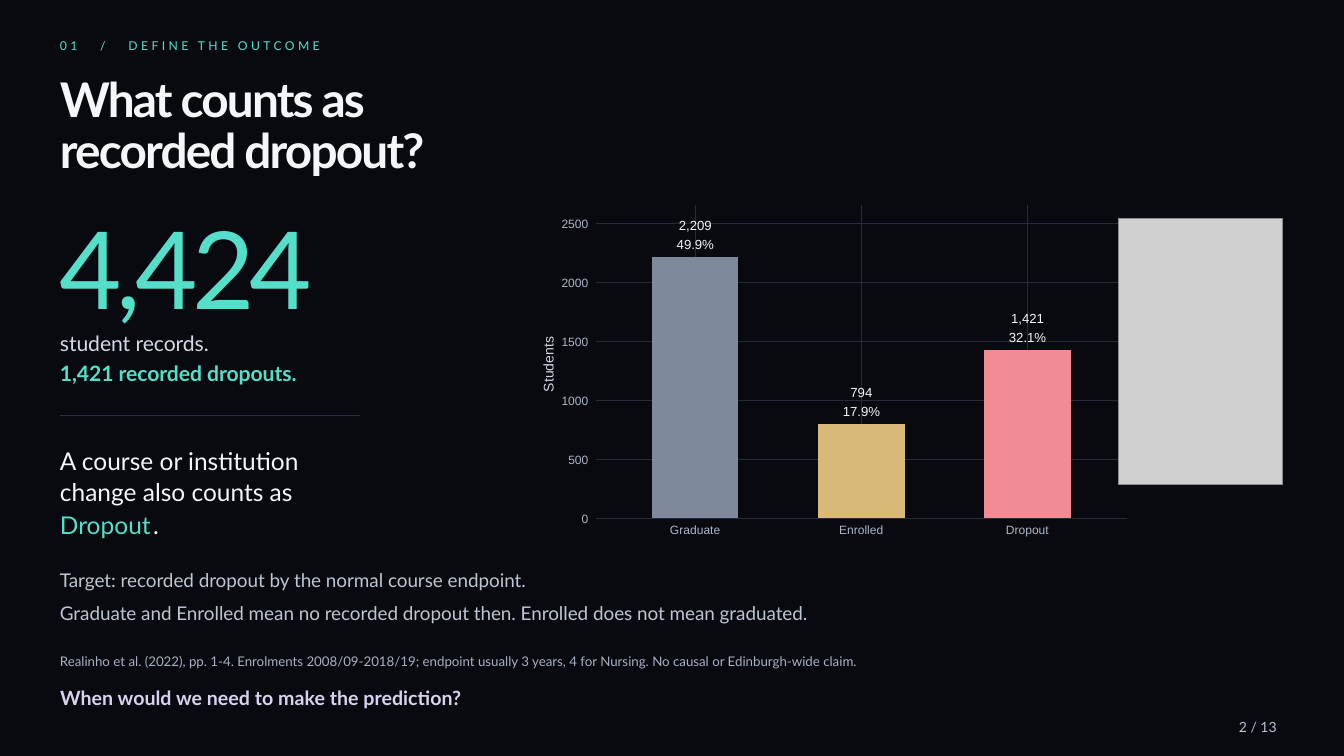
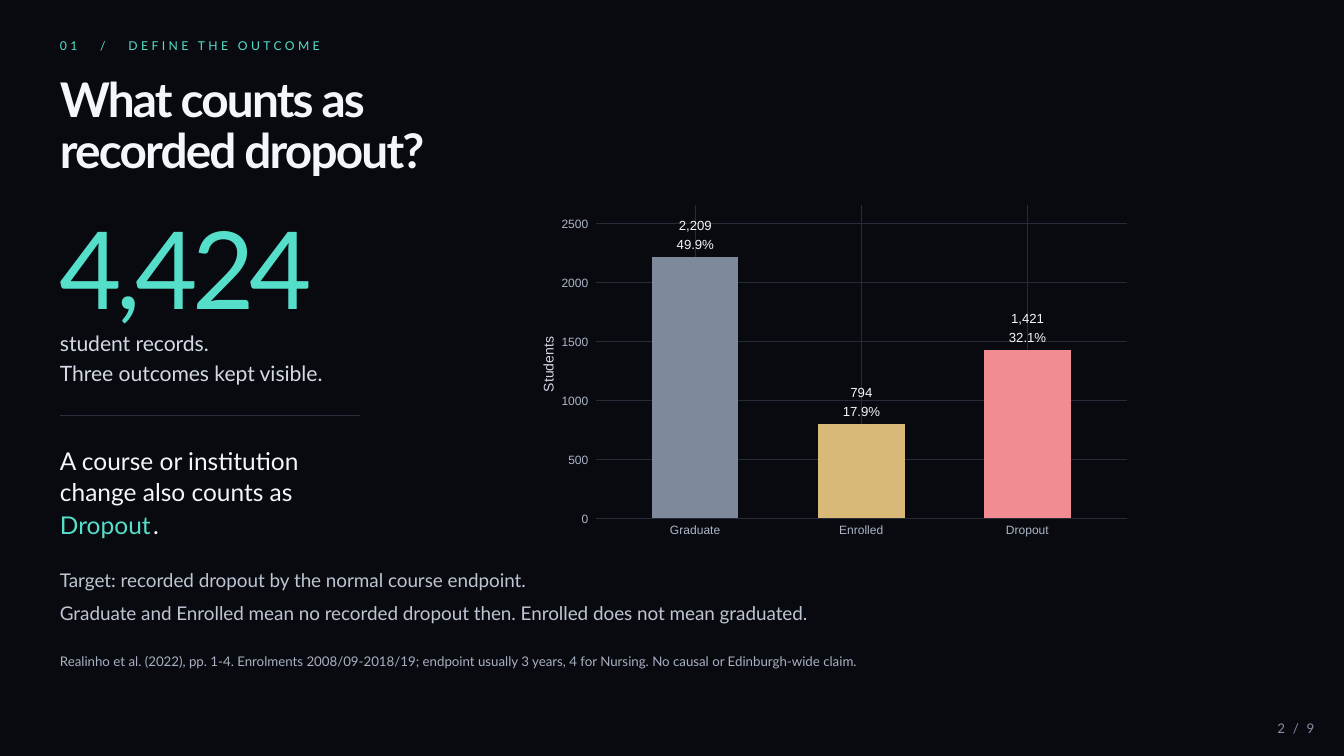
Before and after one commit to Tigershengsheng/ids-project, a slide deck: slide 2 of output/powerpoint/Student_Dropout_Presentation.pptx. Drawn at 1344x756 pixels with LibreOffice and Linux fonts; fonts in the diff are those of the drawing; grey boxes stand for pictures. Boxes give left, top, right and bottom in pixels: in the first picture for what was removed or moved away, otherwise in the second. Text is boxed around its words. In the diff, an @@ line names an element or a change of style, - is before the commit and + after.

```diff
--- a/output/powerpoint/Student_Dropout_Presentation.pptx
+++ b/output/powerpoint/Student_Dropout_Presentation.pptx
@@ picture removed at [1119, 219, 1282, 485] @@
@@ text at [60, 365, 323, 385]: text changed; text colour #55DFCA to #D3D9E5; bold off @@
-1,421 recorded dropouts.
+Three outcomes kept visible.
@@ text removed at [60, 690, 461, 709] @@
-When would we need to make the prediction?
@@ text at [1277, 723, 1315, 733]: text changed; size 10 to 9.5 pt; text colour #B8C2D4 to #8490A6 @@
-2 / 13
+2 / 9
@@ text "2 / 9" at [1277, 723, 1315, 733]: vertical alignment middle to top @@
```
Also in this commit, not shown: 6 other slides changed, 2 slides added, 6 slides removed, 39 other files.
